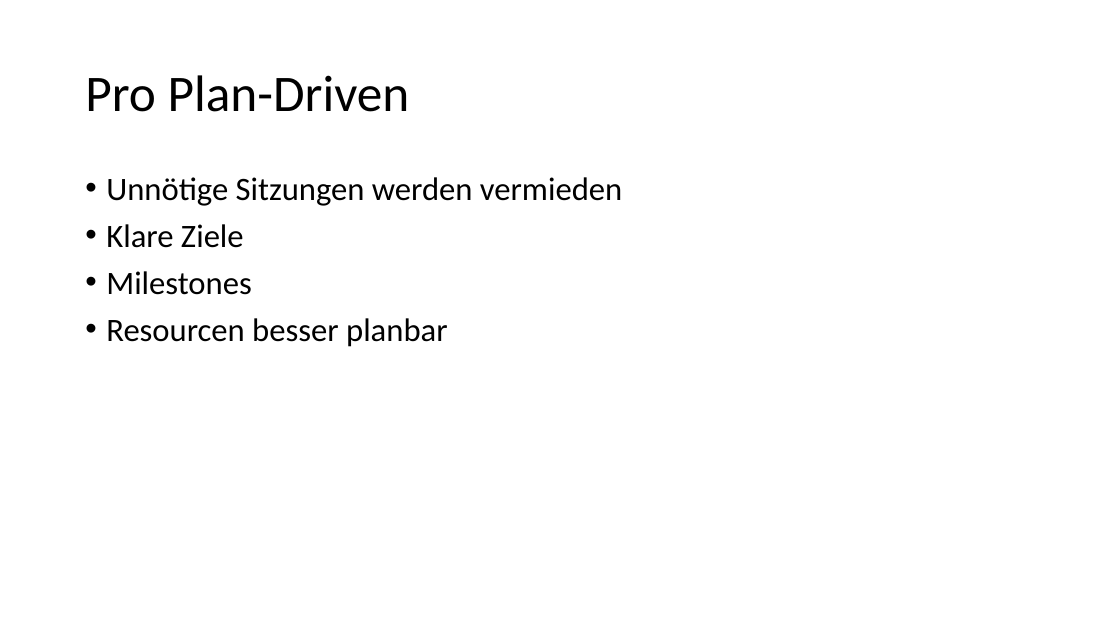
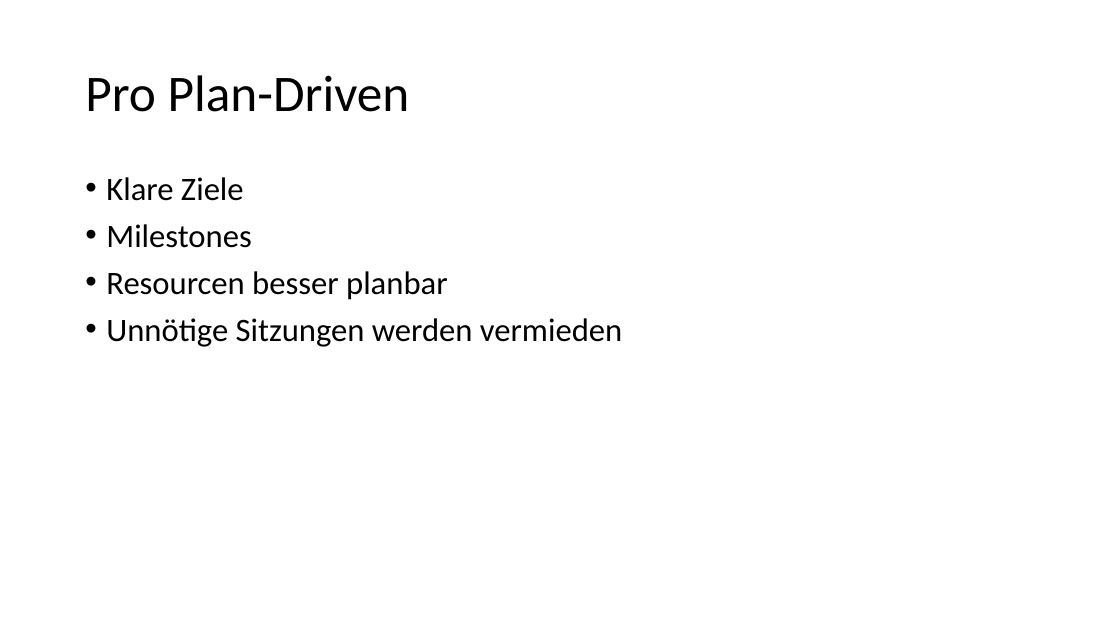
Before and after one commit to gitter-badger/ch.bfh.bti7081.s2016.green, a slide deck: slide 2 of doc/task02/presentation.pptx. Drawn at 1120x630 pixels with LibreOffice and Linux fonts; fonts in the diff are those of the drawing. Boxes give left, top, right and bottom in pixels: in the first picture for what was removed or moved away, otherwise in the second. Text is boxed around its words. In the diff, an @@ line names an element or a change of style, - is before the commit and + after.

```diff
--- a/doc/task02/presentation.pptx
+++ b/doc/task02/presentation.pptx
@@ text at <box>106,177,622,206</box>: paragraph removed @@
-• Unnötige Sitzungen werden vermieden
@@ text at <box>106,318,622,347</box>: paragraph added @@
+• Unnötige Sitzungen werden vermieden
```
